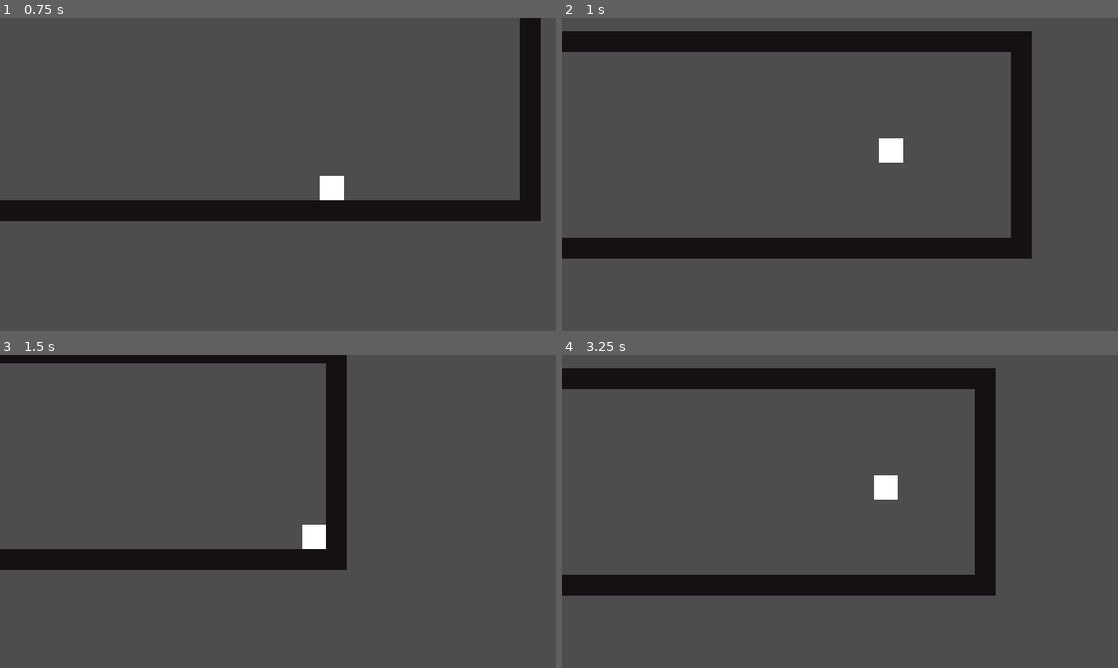
Above: before the commit, frames 1-4 (two rows, left to right).
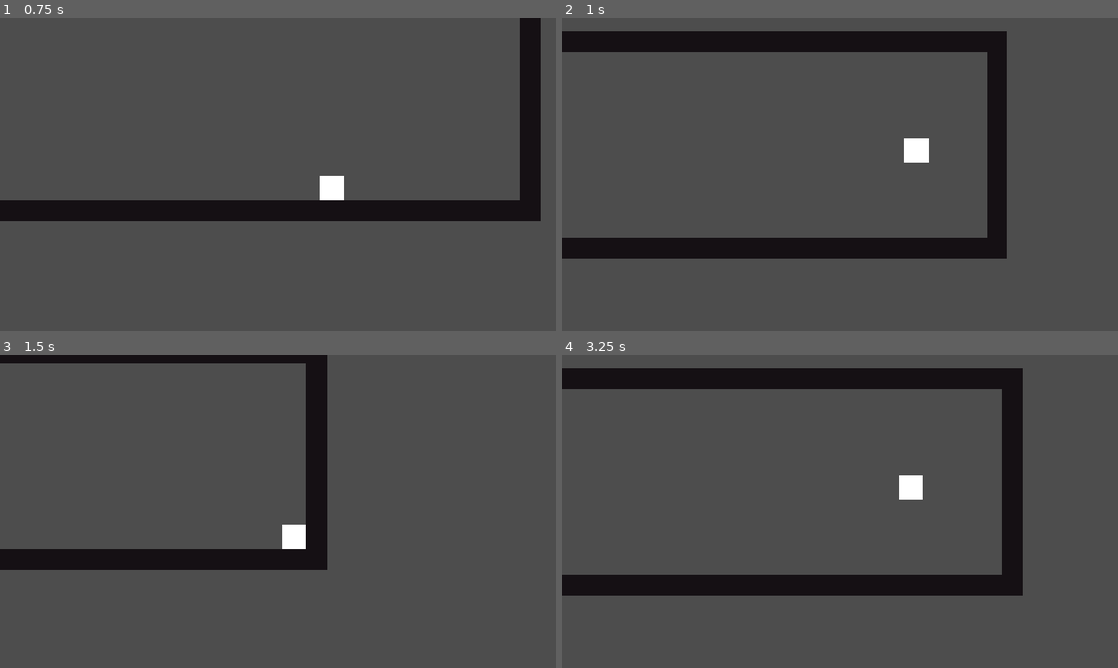
Above: after the commit, the same moments.

Repository: Timi865/Microvania
Game: Godot game, scene res://Scenes/game.tscn
The game is run twice, just before and just after one commit, with the same random seed, the same clock (stepped at 60 frames per second) and the same inputs.
Inputs:
- Up to frame 1 (0.75 s): tap Enter at 0.5 s; hold Right (Move_right) from 0.53 s (still down); tap C (dash) at 0.6 s
- Up to frame 2 (1 s): keep holding Right (Move_right); tap Space (Jump) at 0.77 s
- Up to frame 3 (1.5 s): keep holding Right (Move_right); tap C (dash) at 1.35 s
- Up to frame 4 (3.25 s): tap Space (Jump) at 1.52, 3.02 s; release Right (Move_right) at 2.03 s; hold Left (Move_left) 2.03-2.78 s; tap C (dash) at 2.1, 2.85 s; hold Right (Move_right) from 2.78 s (still down)

Frame 1 is identical in both runs. In frame 2, 5.6% of the frame differs, in the area x 57-85%, y 4-77%; in frame 3, 4.8%; in frame 4, 5.8%, in the area x 56-83%, y 4-77%.

Commit message:
Files And Script
Arranged Assets into different folders more neatly.

Changed the Dash_Time Constant to 0.3 seconds to make dash more of a "movement mode instead of a short dash"

Diff:
--- a/Scenes/character_body_2d.tscn
+++ b/Scenes/character_body_2d.tscn
@@ -1,6 +1,6 @@
 [gd_scene format=3 uid="uid://dqmw48gxl0i0m"]
 
-[ext_resource type="Script" uid="uid://dh08bt053owqn" path="res://Scenes/character_body_2d.gd" id="1_ymxaj"]
+[ext_resource type="Script" uid="uid://dh08bt053owqn" path="res://Scripts/character_body_2d.gd" id="1_ymxaj"]
 
 [sub_resource type="RectangleShape2D" id="RectangleShape2D_yw7hx"]
 
--- a/Scenes/dash_visual.tscn
+++ b/Scenes/dash_visual.tscn
@@ -1,7 +1,7 @@
 [gd_scene format=3 uid="uid://c5ujphwdass"]
 
-[ext_resource type="Texture2D" uid="uid://emjor6xocpts" path="res://ART(1)/ART/dash.png" id="1_hevjn"]
-[ext_resource type="Script" uid="uid://b7nucm2hk8wdh" path="res://Scenes/dash_visual.gd" id="2_b6moj"]
+[ext_resource type="Texture2D" uid="uid://emjor6xocpts" path="res://Art/dash.png" id="1_hevjn"]
+[ext_resource type="Script" uid="uid://b7nucm2hk8wdh" path="res://Scripts/dash_visual.gd" id="2_b6moj"]
 
 [node name="DashVisual" type="Sprite2D" unique_id=2114119710]
 z_index = -1
--- a/Scenes/game.tscn
+++ b/Scenes/game.tscn
@@ -1,7 +1,7 @@
 [gd_scene format=4 uid="uid://gm447l1fvyfs"]
 
 [ext_resource type="PackedScene" uid="uid://dqmw48gxl0i0m" path="res://Scenes/character_body_2d.tscn" id="1_ebmjs"]
-[ext_resource type="Texture2D" uid="uid://bnc52df475fpx" path="res://ART(1)/ART/tiles.png" id="2_qxrlw"]
+[ext_resource type="Texture2D" uid="uid://bnc52df475fpx" path="res://Art/tiles.png" id="2_qxrlw"]
 
 [sub_resource type="TileSetAtlasSource" id="TileSetAtlasSource_wrm1d"]
 texture = ExtResource("2_qxrlw")
--- a/Scenes/character_body_2d.gd
+++ b/Scripts/character_body_2d.gd
@@ -13,7 +13,7 @@
 
 var dash_unlocked: bool = true#set to true later
 const DASH_SPEED: float = 200
-const DASH_TIME: float = 0.12
+const DASH_TIME: float = 0.3
 var can_dash: bool = true
 var dash_timer: float = 0.0
 
Not shown, changed: Art/B&W tile set.png.import
Renamed: ART(1)/ART/BG.png -> Art/BG.png
Not shown, changed: Art/BG.png.import
Binary file added: Art/Orb.png
Not shown, changed: Art/Orb.png.import
Renamed: ART(1)/ART/dash.png -> Art/dash.png
Not shown, added: Art/dash.png.import
Renamed: ART(1)/ART/player_art.png -> Art/player_art.png
Not shown, changed: Art/player_art.png.import
Renamed: ART(1)/ART/tiles.png -> Art/tiles.png
Not shown, changed: Art/tiles.png.import
Renamed: Scenes/character_body_2d.gd.uid -> Scripts/character_body_2d.gd.uid
(and 2 more such lines)
